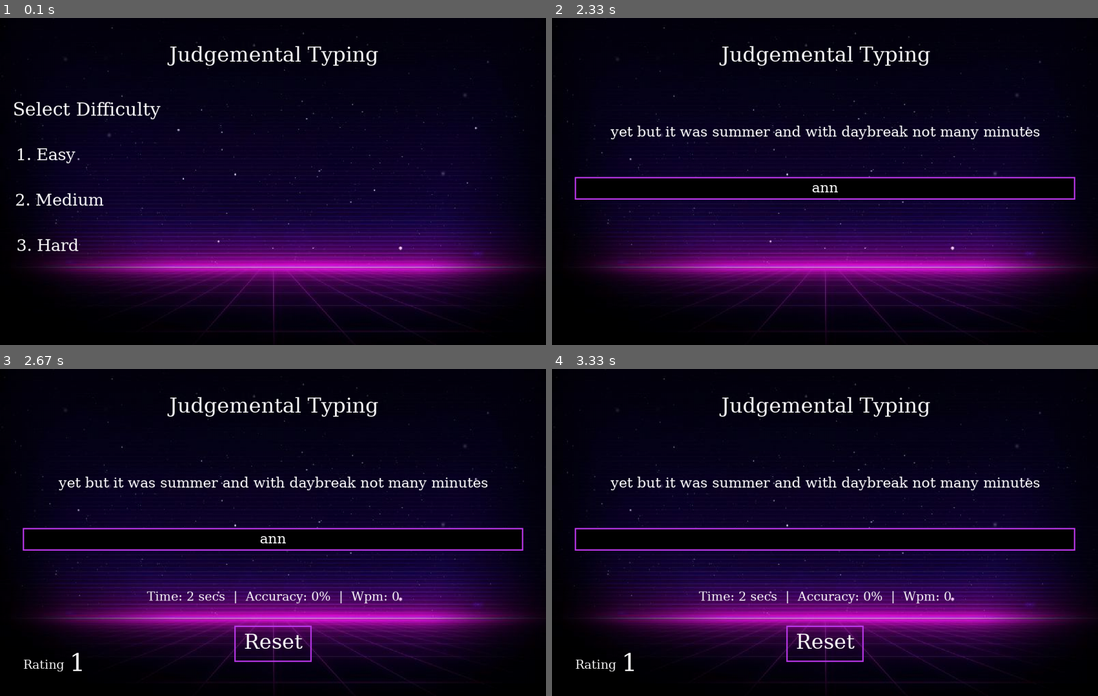
Above: before the commit, frames 1-4 (two rows, left to right).
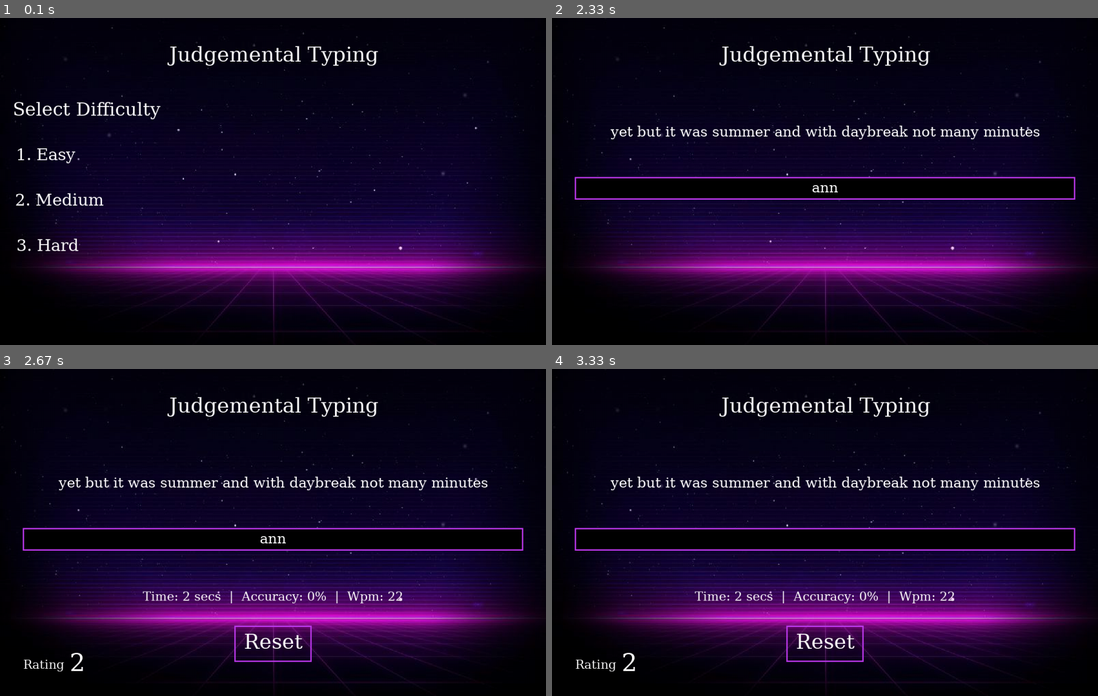
Above: after the commit, the same moments.

Repository: Similarity097/Judgemental-Typing
Game: pygame game, started from main.py
Same seed, same stepped clock (60 frames per second), same inputs: the game is played once before the commit and once after it.
Inputs (mouse positions are in pixels of both pictures, inside the frame that each line leads up to):
- Up to frame 1 (0.1 s): no input
- Up to frame 2 (2.33 s): click (606, 155) at 0.38 s; click (814, 188) at 0.72 s; type "ann" at 2.1 s
- Up to frame 3 (2.67 s): tap Enter at 2.43 s
- Up to frame 4 (3.33 s): click "ann" at 2.7 s

Frames 1-2 are identical in both runs. In frame 3, 0.7% of the frame differs, in the area x 13-74%, y 67-93%; in frame 4, 0.7%.

Commit message:
FINAL UPDATE DONT CHANGE

Diff:
--- a/newmain.py
+++ b/Backup.py
@@ -2,6 +2,7 @@
 from pygame.locals import *
 import os
 import time
+import sys
 import random
 
 # import os is used to change defaukt import directory from python to the current file's folder
@@ -22,8 +23,6 @@
         self.word = ''
         self.time_start = 0
         self.total_time = 0
-        self.accuracy = '0%'
-        self.results = "Time:0 Accuracy:0% Wpm:0"
         self.wpm = 0
         self.stop = False
 
@@ -51,8 +50,10 @@
         # function to import random line from the selected text file
         # read() is to read the file and bring its contents
         # splitlines is to split the lines at \n from the.txt file and assign them to a list
-        lines = open(name).read().splitlines()
-        return random.choice(lines)
+        filename = open(name).read()
+        lines = filename.splitlines()
+        line = random.choice(lines)
+        return line
 
     def result(self):
         # function to print the final result of the code
@@ -208,7 +209,6 @@
         self.screen = pygame.display.set_mode((self.w, self.h))
         pygame.display.update()
 
-        self.stop = False
         self.input_text = ''
         self.word = ''
 
@@ -232,7 +232,6 @@
 
         self.stop = False
         self.active = False
-        self.input_text = ''
         self.time_start = 0
         self.total_time = 0
         self.wpm = 0
@@ -242,7 +241,6 @@
 
         self.text_display(self.screen, "Judgemental Typing",
                           600, 80, 50, self.white)
-        pygame.draw.rect(self.screen, (159, 43, 104), (50, 350, 1100, 50), 3)
         self.text_display(self.screen, self.word, 600, 250, 35, self.white)
 
         pygame.display.update()
--- a/main.py
+++ b/main.py
@@ -2,6 +2,7 @@
 from pygame.locals import *
 import os
 import time
+import sys
 import random
 
 # import os is used to change defaukt import directory from python to the current file's folder
@@ -70,7 +71,7 @@
                     pass
 
             self.accuracy = count/len(self.word)*100
-            self.wpm = len(self.input_text)/(5*self.total_time)
+            self.wpm = len(self.input_text)*60/(5*self.total_time)
             self.stop = True
             self.results = 'Time: '+str(round(self.total_time)) + " secs  |  Accuracy: " + str(
                 round(self.accuracy)) + "%" + '  |  Wpm: ' + str(round(self.wpm))
